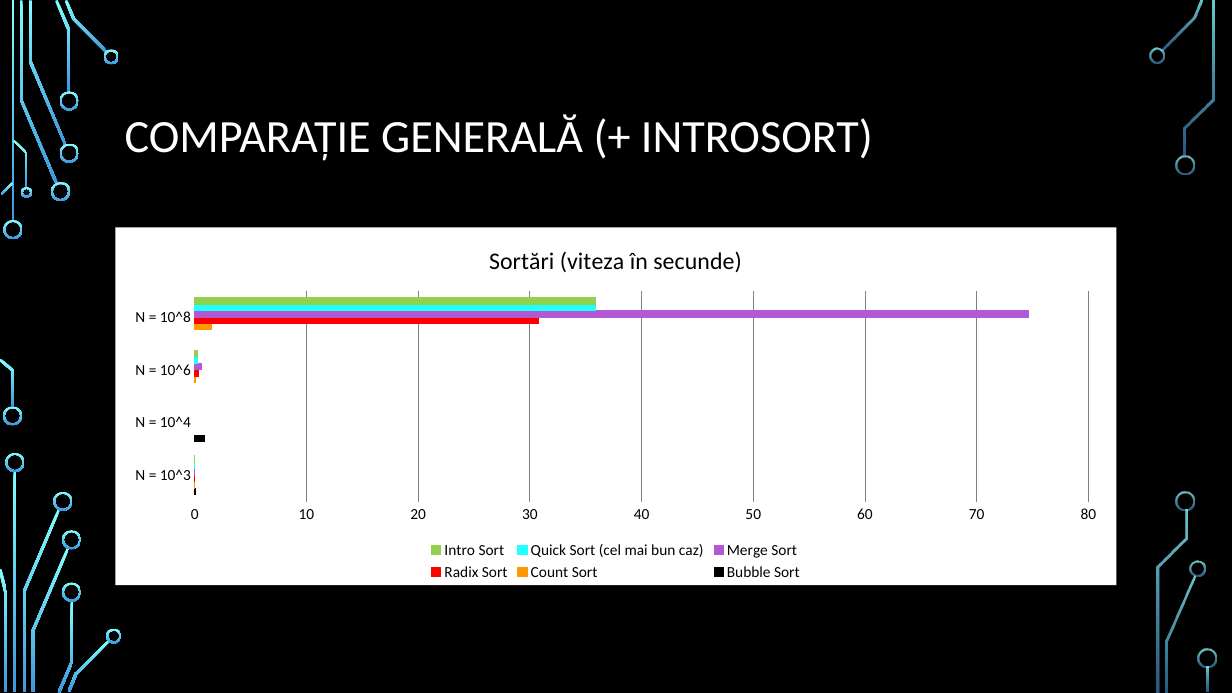
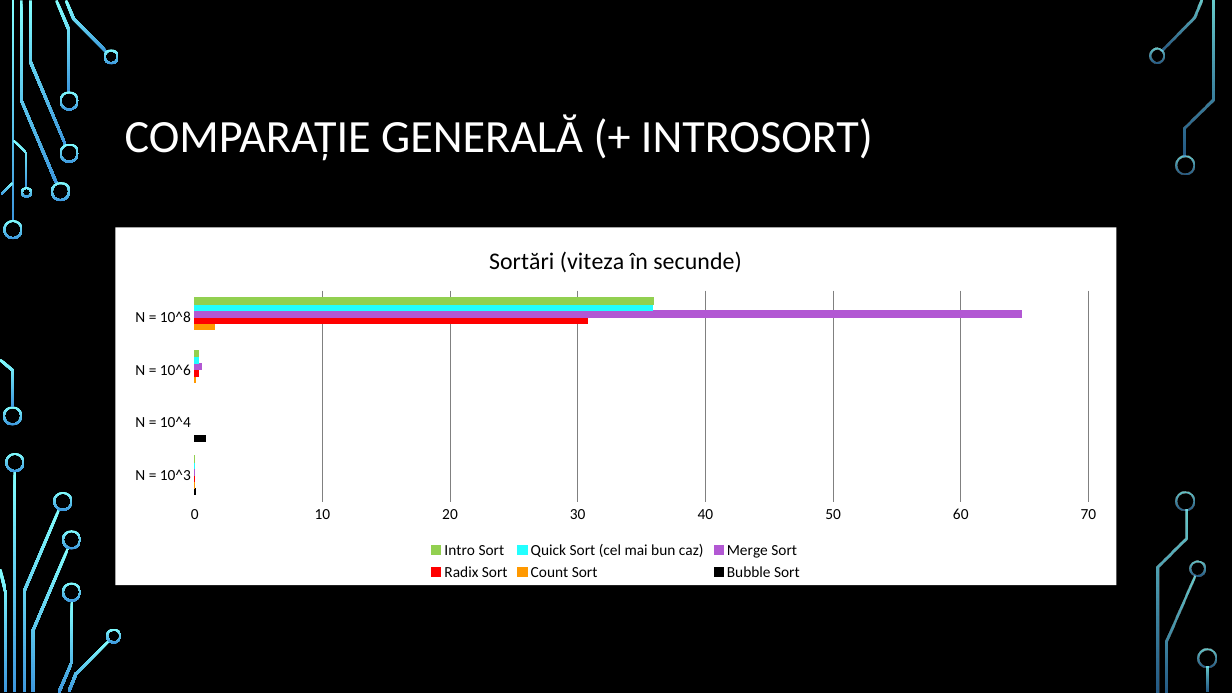
Before and after one commit to ioana-velniceru/Sortari, a slide deck: slide 14 of Sortări.pptx. Drawn at 1232x693 pixels with LibreOffice and Linux fonts; fonts in the diff are those of the drawing; background and template pictures are left out. Boxes give left, top, right and bottom in pixels: in the first picture for what was removed or moved away, otherwise in the second. Text is boxed around its words. In the diff, an @@ line names an element or a change of style, - is before the commit and + after.

Commit message:
Add files via upload
Valori modificate pentru Mergesort-ul optimizat

```diff
--- a/Sortări.pptx
+++ b/Sortări.pptx
@@ bar chart at [116, 227, 1116, 585] @@
@@ Merge Sort, N = 10^8: 75 to 65 @@
```
Also in this commit, not shown: 1 other slide changed.
